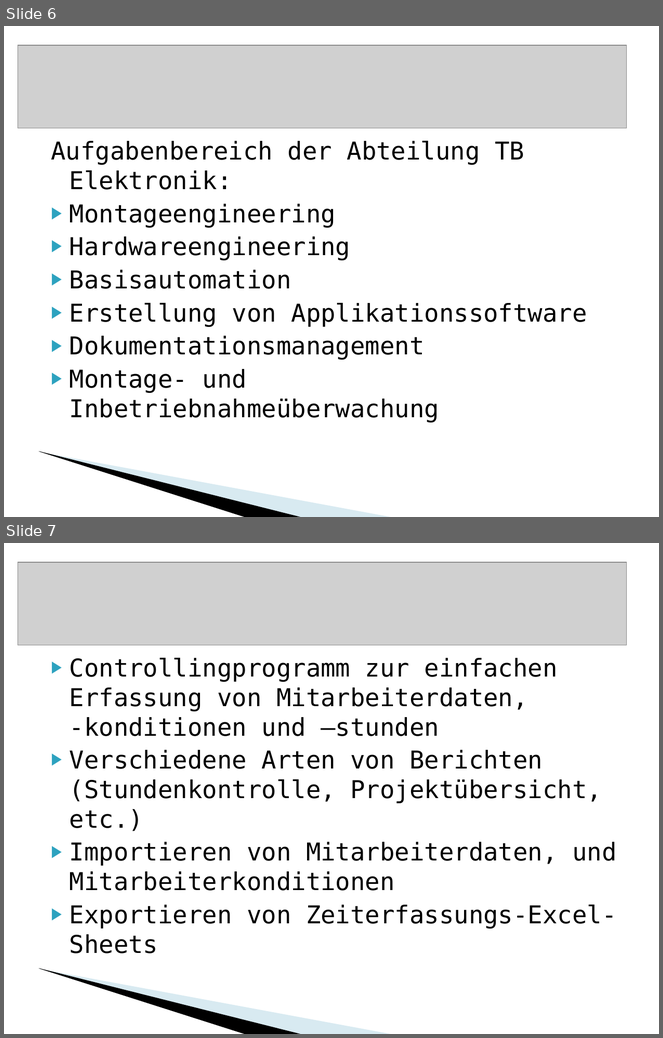
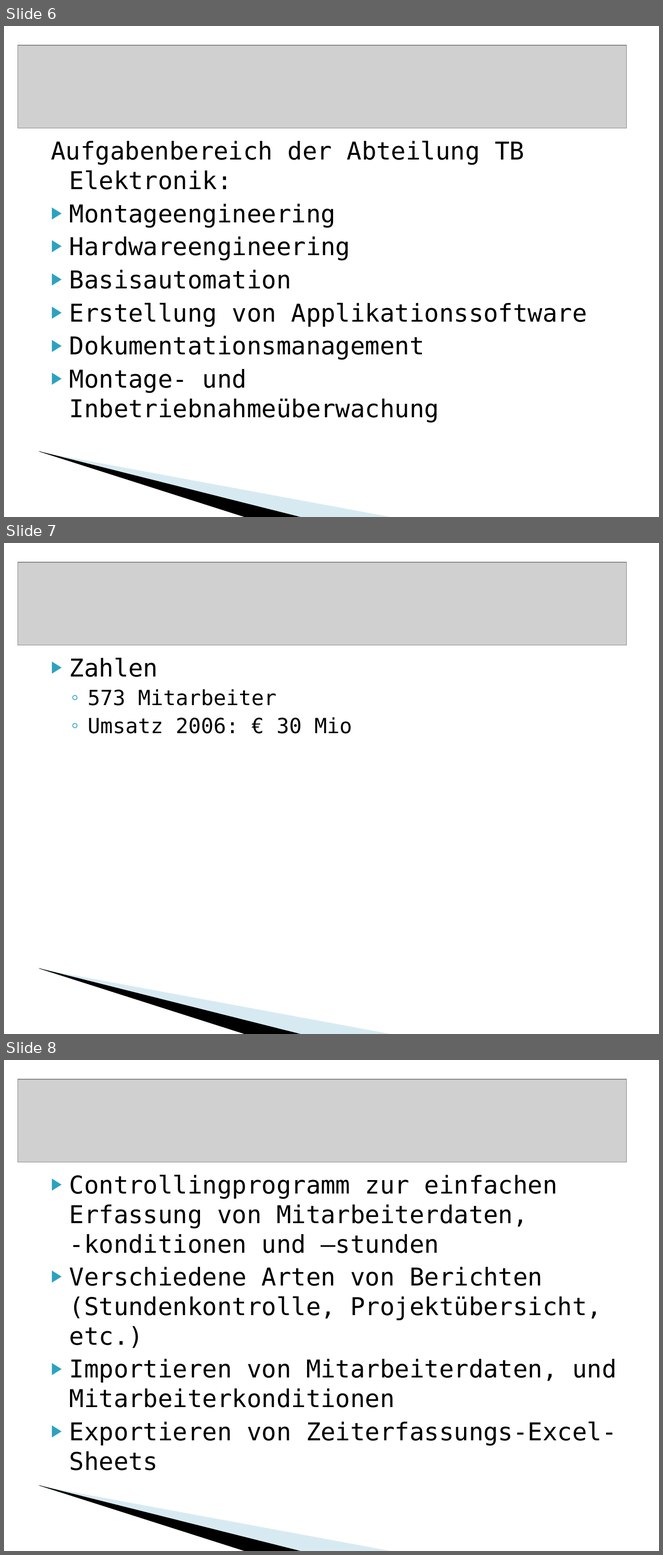
Before and after one commit to BackupTheBerlios/vacecontrolling-svn, a slide deck: docs/Präsentation.ppt. Shown one above the other, each under a label of ours: slides 6 and 7 before the commit, slides 6, 7 and 8 after it. The pictures are 663x1038 and 663x1555 pixels, drawn with LibreOffice and Linux fonts; fonts in the diff are those of the drawing; grey boxes stand for pictures; background and template pictures are left out. Boxes give left, top, right and bottom in pixels: in the first picture for what was removed or moved away, otherwise in the second. Text is boxed around its words. In the diff, an @@ line names an element or a change of style, - is before the commit and + after.

```diff
--- a/docs/Präsentation.ppt
+++ b/docs/Präsentation.ppt
@@ slide 7 added at [4,543,659,1034], background #FFFFFF; not listed: 2 template elements that a slide beside it also shows @@
@@ picture added at [18,562,626,645] @@
@@ text added at [70,657,352,734], 23 pt, text #000000 @@
+▶ Zahlen
+  ◦ 573 Mitarbeiter
+  ◦ Umsatz 2006: € 30 Mio
@@ what was slide 7 is now slide 8 @@
```
Also in this commit, not shown: 2 slides changed, 1 other slide added.
